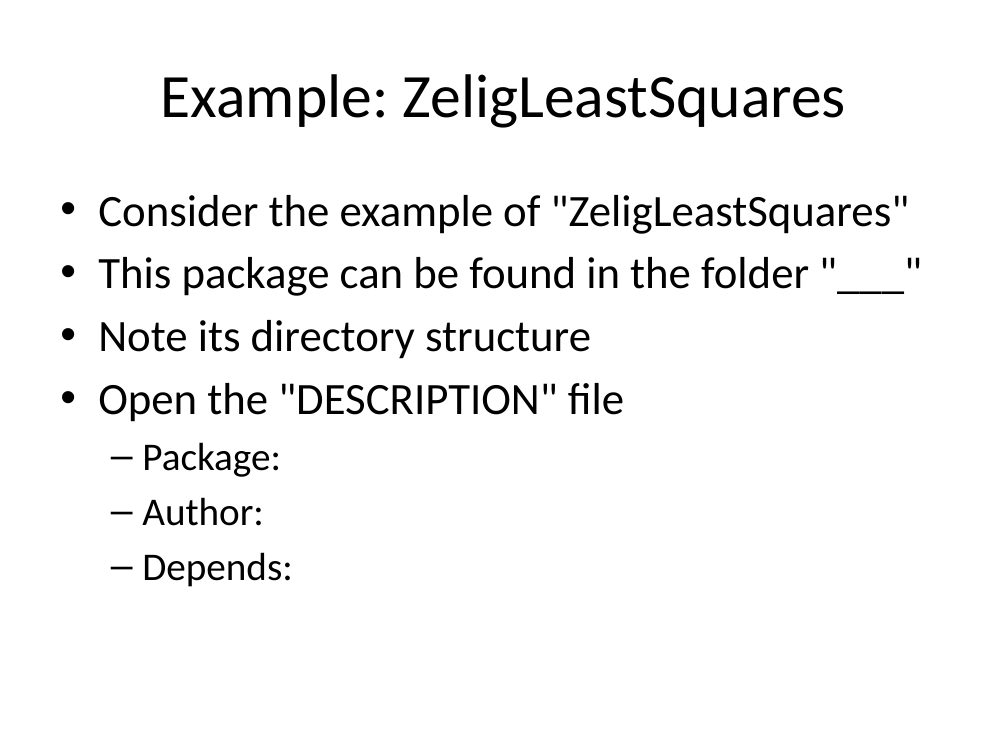
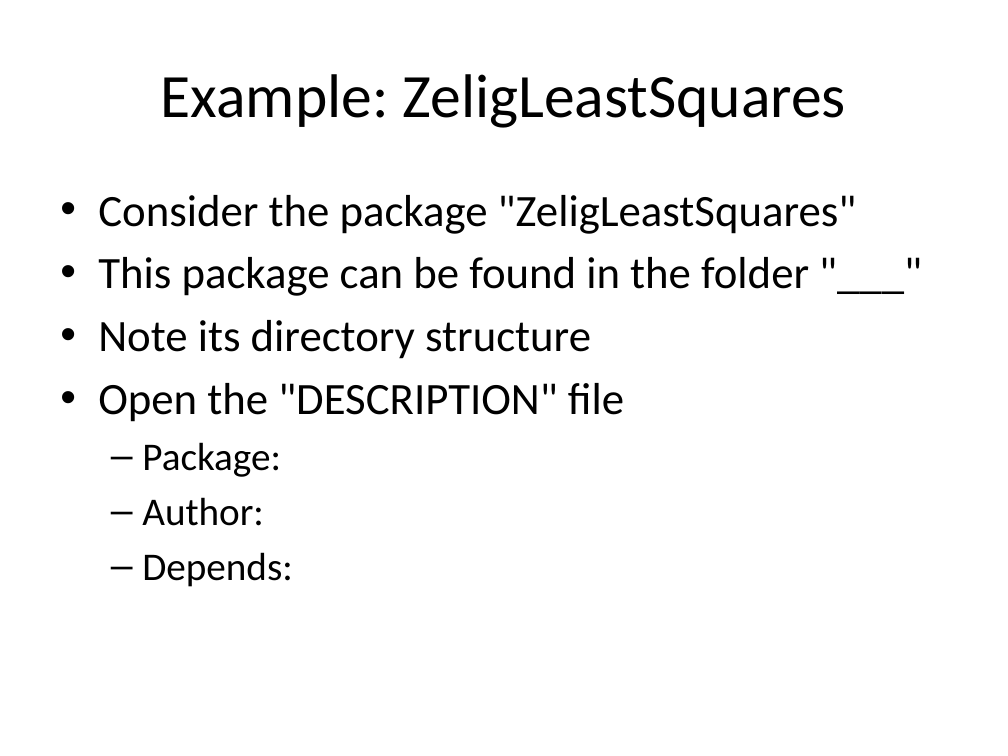
Before and after one commit to IQSS/Zelig4-Documentation, a slide deck: slide 9 of January-Class/Zelig_1_regressions.pptx. Drawn at 1008x756 pixels with LibreOffice and Linux fonts; fonts in the diff are those of the drawing. Boxes give left, top, right and bottom in pixels: in the first picture for what was removed or moved away, otherwise in the second. Text is boxed around its words. In the diff, an @@ line names an element or a change of style, - is before the commit and + after.

```diff
--- a/January-Class/Zelig_1_regressions.pptx
+++ b/January-Class/Zelig_1_regressions.pptx
@@ text at <box>98,195,857,234</box>: text changed @@
-• Consider the example of "ZeligLeastSquares"
+• Consider the package "ZeligLeastSquares"
```
Also in this commit, not shown: 13 other slides changed, 3 slides added, 1 slide removed, 2 other files.
